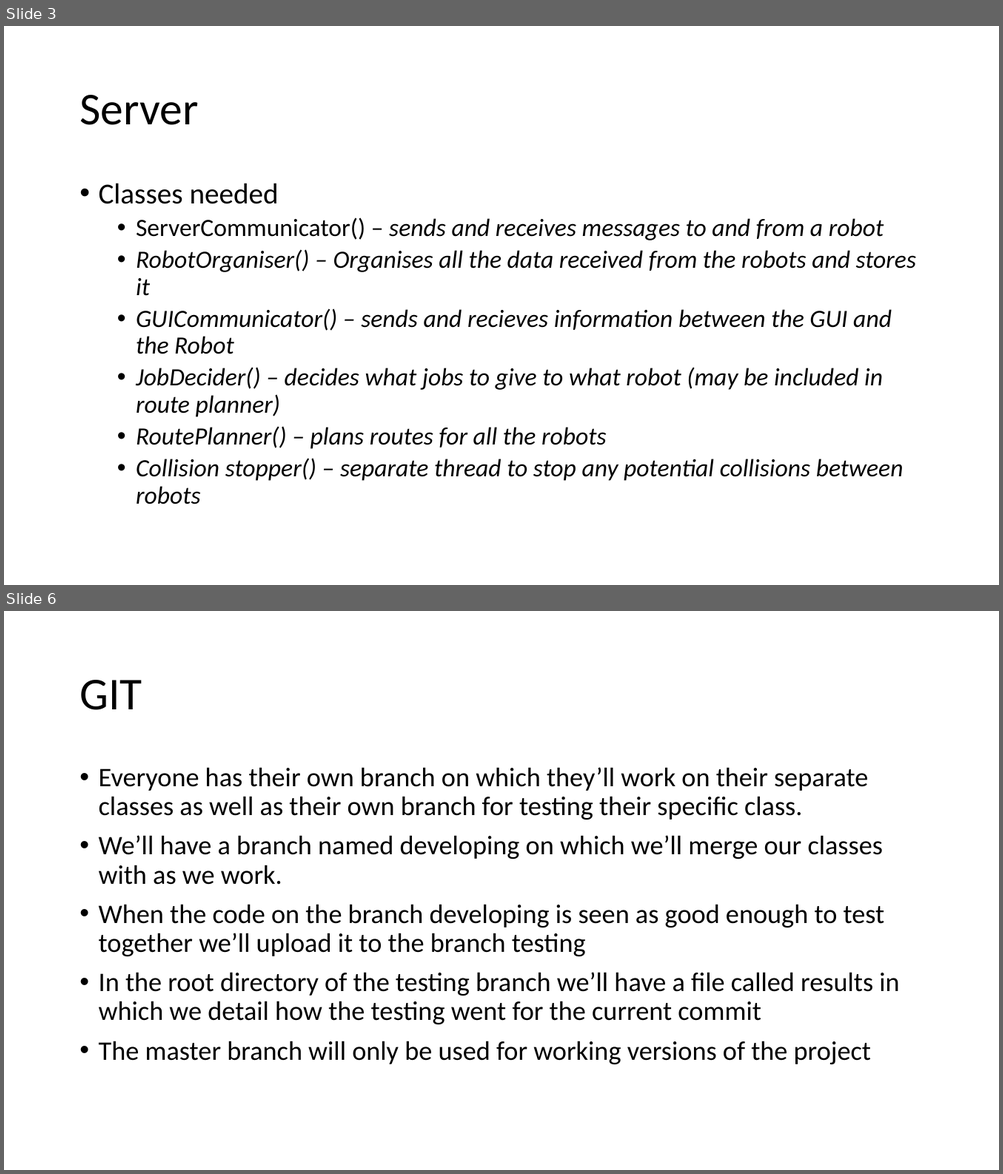
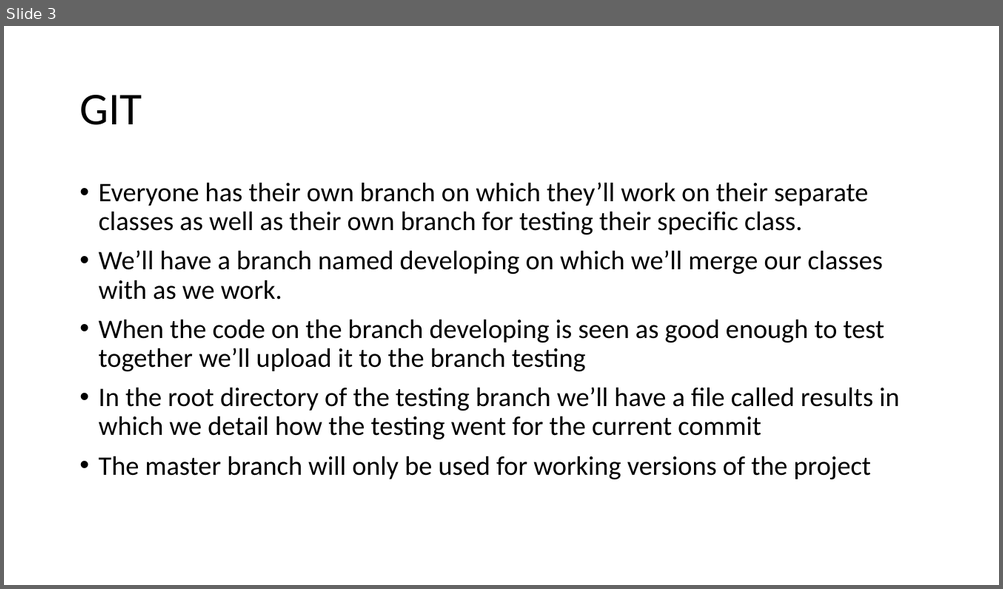
Before and after one commit to james99c/Autonomous-Warehouse-Project, a slide deck: Notes/Structure Of Classes/Presentation1.pptx. Shown one above the other, each under a label of ours: slides 3 and 6 before the commit, slide 3 after it; the slides between them are not shown. The pictures are 1003x1174 and 1003x589 pixels, drawn with LibreOffice and Linux fonts; fonts in the diff are those of the drawing. Boxes give left, top, right and bottom in pixels: in the first picture for what was removed or moved away, otherwise in the second. Text is boxed around its words. In the diff, an @@ line names an element or a change of style, - is before the commit and + after.

Commit message:
Created skeleton classes for everything

```diff
--- a/Notes/Structure Of Classes/Presentation1.pptx
+++ b/Notes/Structure Of Classes/Presentation1.pptx
@@ slide 3 removed at box(4, 26, 999, 585), background #FFFFFF @@
@@ title removed at box(79, 95, 198, 125) @@
-Server
@@ text removed at box(99, 183, 916, 505) @@
-• Classes needed
-  • ServerCommunicator() – sends and receives messages to and from a robot
-  • RobotOrganiser() – Organises all the data received from the robots and stores it
-  • GUICommunicator() – sends and recieves information between the GUI and the Robot
-  • JobDecider() – decides what jobs to give to what robot (may be included in route planner)
-  • RoutePlanner() – plans routes for all the robots
-  • Collision stopper() – separate thread to stop any potential collisions between robots
@@ what was slide 6 is now slide 3 @@
```
Also in this commit, not shown: 2 slides changed, 2 other slides removed, 26 other files.
